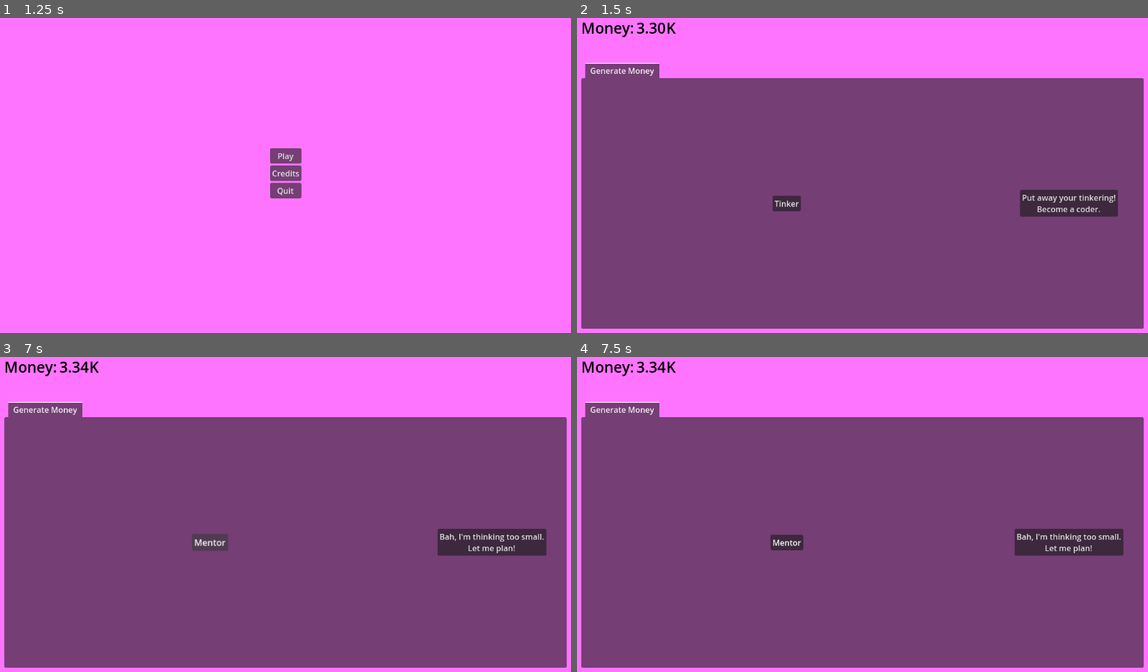
Above: before the commit, frames 1-4 (two rows, left to right).
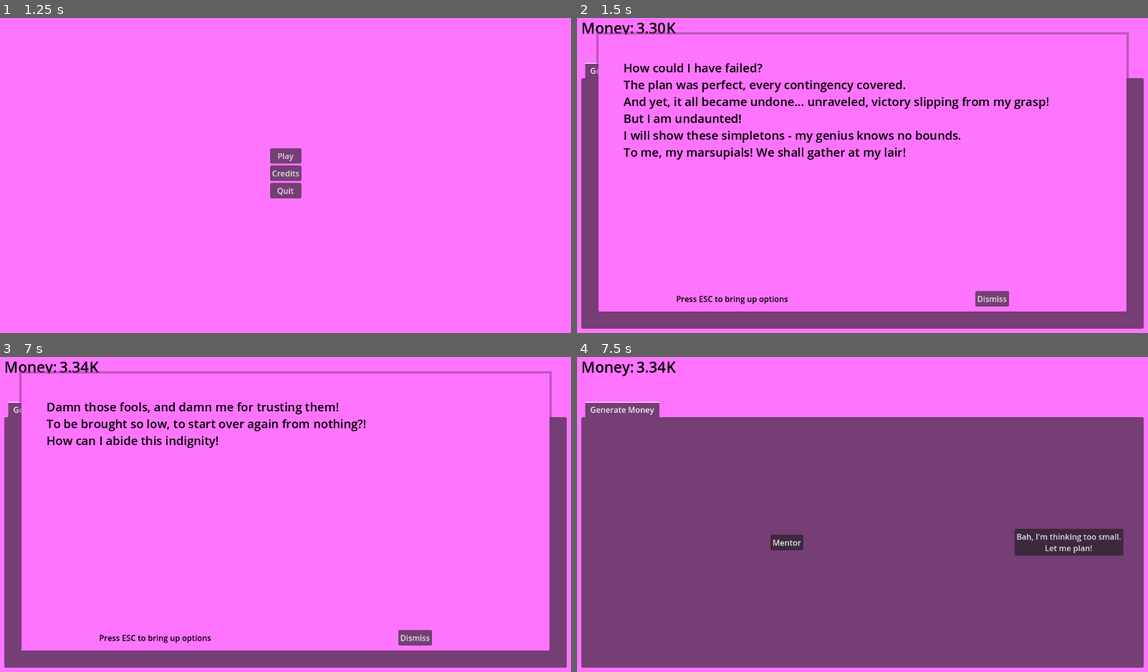
Above: after the commit, the same moments.

Repository: Habidakus/mad-idle-scientist
Game: Godot game, scene res://Scenes/main.tscn
Same seed, same stepped clock (60 frames per second), same inputs: the game is played once before the commit and once after it.
Inputs (mouse positions are in pixels of both pictures, inside the frame that each line leads up to):
- Up to frame 1 (1.25 s): tap Enter at 0.5 s; move the mouse to (411, 156) at 0.52 s; click (411, 156) at 0.67 s
- Up to frame 2 (1.5 s): click "Play" at 1.25 s
- Up to frame 3 (7 s): click "Tinker" at 2 s; click "Put away your tinkering! Beco…" at 2.75 s; click "Code" at 3.5 s; click "Stop coding! Teach others you…" at 4.25 s; click "Mentor" at 5 s; click "Mentor" at 5.75 s; click "Mentor" at 6.5 s
- Up to frame 4 (7.5 s): click (993, 637) at 7.25 s, where only the run after the commit has a clickable "Dismiss"

Frame 1 is identical in both runs. In frame 2, 69% of the frame differs, in the area x 3-97%, y 4-94%; in frame 3, 70%; in frame 4, less than 0.1%.

Commit message:
Rants get their own splash screen, which can be dismissed

Diff:
--- a/Scenes/game_state.tscn
+++ b/Scenes/game_state.tscn
@@ -347,6 +347,97 @@
 [node name="RantPlayer" type="AudioStreamPlayer" parent="."]
 bus = &"Ranting"
 
+[node name="RantPopUp" type="MarginContainer" parent="."]
+visible = false
+top_level = true
+layout_mode = 1
+anchors_preset = 15
+anchor_right = 1.0
+anchor_bottom = 1.0
+grow_horizontal = 2
+grow_vertical = 2
+theme_override_constants/margin_left = 40
+theme_override_constants/margin_top = 40
+theme_override_constants/margin_right = 40
+theme_override_constants/margin_bottom = 40
+
+[node name="ColorRect" type="ColorRect" parent="RantPopUp"]
+layout_mode = 2
+color = Color(0.5, 0.225, 0.5, 0.501961)
+
+[node name="MarginContainer" type="MarginContainer" parent="RantPopUp/ColorRect"]
+layout_mode = 1
+anchors_preset = 15
+anchor_right = 1.0
+anchor_bottom = 1.0
+grow_horizontal = 2
+grow_vertical = 2
+theme_override_constants/margin_left = 5
+theme_override_constants/margin_top = 5
+theme_override_constants/margin_right = 5
+theme_override_constants/margin_bottom = 5
+
+[node name="ColorRect" type="ColorRect" parent="RantPopUp/ColorRect/MarginContainer"]
+layout_mode = 2
+color = Color(1, 0.454902, 1, 1)
+
+[node name="MarginContainer" type="MarginContainer" parent="RantPopUp/ColorRect/MarginContainer"]
+layout_mode = 2
+theme_override_constants/margin_left = 10
+theme_override_constants/margin_top = 10
+theme_override_constants/margin_right = 10
+theme_override_constants/margin_bottom = 10
+
+[node name="VBoxContainer" type="VBoxContainer" parent="RantPopUp/ColorRect/MarginContainer/MarginContainer"]
+layout_mode = 2
+
+[node name="MarginContainer" type="MarginContainer" parent="RantPopUp/ColorRect/MarginContainer/MarginContainer/VBoxContainer"]
+layout_mode = 2
+size_flags_vertical = 3
+theme_override_constants/margin_left = 40
+theme_override_constants/margin_top = 40
+theme_override_constants/margin_right = 40
+theme_override_constants/margin_bottom = 40
+
+[node name="RantText" type="RichTextLabel" parent="RantPopUp/ColorRect/MarginContainer/MarginContainer/VBoxContainer/MarginContainer"]
+layout_mode = 2
+size_flags_vertical = 3
+theme_override_colors/default_color = Color(0, 0, 0, 1)
+theme_override_font_sizes/bold_italics_font_size = 24
+theme_override_font_sizes/italics_font_size = 24
+theme_override_font_sizes/normal_font_size = 24
+theme_override_font_sizes/bold_font_size = 24
+bbcode_enabled = true
+text = "Rant goes here"
+
+[node name="Spacer2" type="Control" parent="RantPopUp/ColorRect/MarginContainer/MarginContainer/VBoxContainer"]
+custom_minimum_size = Vector2(0, 20)
+layout_mode = 2
+
+[node name="RantFootnote" type="Label" parent="RantPopUp/ColorRect/MarginContainer/MarginContainer/VBoxContainer"]
+layout_mode = 2
+theme_override_colors/font_color = Color(0, 0, 0, 1)
+text = "*note: Metatherians are a classification of animals that include marsupials."
+horizontal_alignment = 1
+
+[node name="Spacer" type="Control" parent="RantPopUp/ColorRect/MarginContainer/MarginContainer/VBoxContainer"]
+custom_minimum_size = Vector2(0, 20)
+layout_mode = 2
+
+[node name="HBoxContainer" type="HBoxContainer" parent="RantPopUp/ColorRect/MarginContainer/MarginContainer/VBoxContainer"]
+layout_mode = 2
+
+[node name="Label2" type="Label" parent="RantPopUp/ColorRect/MarginContainer/MarginContainer/VBoxContainer/HBoxContainer"]
+layout_mode = 2
+size_flags_horizontal = 6
+theme_override_colors/font_color = Color(0, 0, 0, 1)
+text = "Press ESC to bring up options"
+
+[node name="DismissRant" type="Button" parent="RantPopUp/ColorRect/MarginContainer/MarginContainer/VBoxContainer/HBoxContainer"]
+layout_mode = 2
+size_flags_horizontal = 6
+text = "Dismiss"
+
 [connection signal="pressed" from="MarginContainer/VBoxContainer/TabContainer/Generate Money/HBoxContainer/Button" to="." method="_on_button_pressed"]
 [connection signal="pressed" from="MarginContainer/VBoxContainer/TabContainer/Generate Money/HBoxContainer/CenterContainer/MarginContainer/UnlockButton" to="." method="_on_unlock_button_pressed"]
 [connection signal="pressed" from="MarginContainer/VBoxContainer/TabContainer/Generate Money/MarginContainer/AugmentButton" to="." method="_on_augment_button_pressed"]
--- a/Scripts/StateMachine/StateMachineState_Game.gd
+++ b/Scripts/StateMachine/StateMachineState_Game.gd
@@ -12,6 +12,10 @@
 var idle_value : Label = null
 var workshop_panel_label : Label = null
 var rant_player : AudioStreamPlayer = null
+var rant_pop_up : Control = null
+var rant_footnote : Label = null
+var rant_dismiss_button : Button = null
+var rant_text : RichTextLabel = null
 var click_player_alpha : AudioStreamPlayer = null
 var click_player_beta : AudioStreamPlayer = null
 var main_button : Button = null
@@ -71,11 +75,26 @@
 
 var rant_index : int = 0
 var rants : Array = [
-	load("res://Sound/rant1.wav"),
-	load("res://Sound/rant2.wav"),
-	load("res://Sound/rant3.wav"),
-	load("res://Sound/rant4.wav"),
-	load("res://Sound/rant5.wav"),
+	[
+		load("res://Sound/rant1.wav"), false,
+		"How could I have failed?\nThe plan was perfect, every contingency covered.\nAnd yet, it all became undone... unraveled, victory slipping from my grasp!\nBut I am undaunted!\nI will show these simpletons - my genius knows no bounds.\nTo me, my marsupials! We shall gather at my lair!"
+	],
+	[
+		load("res://Sound/rant2.wav"), false,
+		"Damn those fools, and damn me for trusting them!\nTo be brought so low, to start over again from nothing?!\nHow can I abide this indignity!"
+	],
+	[
+		load("res://Sound/rant3.wav"), true,
+		"Boneheaded dullards!\nThey stood in the way of my genius.\nTo think they overruled my ideas of [i]Metatherian[/i]* domination!\nGiant super laser...\nThey wanted me to build a giant super laser?!\nPah!\nIn what world would nations bow in fear to a Giant Super Laser.\nThe idiots!"
+	],
+	[
+		load("res://Sound/rant4.wav"), false,
+		"Imbecilic cretins!\nThey could not appreciate my brilliance!\nHad they but given me the funds I needed to complete the project the [b]WORLD WOULD BE MINE![/b]\nI was shackled by their incompetence - my only failure was not seeing that they were an albatros around my neck.\nYes!\nYes!\nA lead albatros, or rather an iridium albatros, dragging me down to their level."
+	],
+	[
+		load("res://Sound/rant5.wav"), false,
+		"Did I vaporize a henchman or two?\nYes, I will admit, I was a little headstrong in my youth.\nBut look at me now, I have grown.\nI am as even keeled - as my rule is absolute.\nI will admit, initially,\n... that I stopped my murderous venting because I was running low on minions.\nBut! But! I have grown.\nI realize now that violently decimating my workforce is ... demoralizing.\n\nAnd no one wants to help overthrow the world when they're feeling low."
+	],
 ]
 
 enum TabRef {
@@ -100,6 +119,10 @@
 	var label = find_child(label_name) as Label
 	assert(label != null, "%s could not find label child %s" % [name, label_name])
 	return label
+func find_rich_text(rt_name : String) -> RichTextLabel:
+	var rt = find_child(rt_name) as RichTextLabel
+	assert(rt != null, "%s could not find rich text label child %s" % [name, rt_name])
+	return rt
 func find_button(button_name : String) -> Button:
 	var button = find_child(button_name) as Button
 	assert(button != null, "%s could not find button child %s" % [name, button_name])
@@ -149,6 +172,14 @@
 	idle_value = find_label("IdleValue")
 	idle_value.hide()
 
+	rant_pop_up = find_control("RantPopUp")
+	rant_pop_up.hide()
+	rant_text = find_rich_text("RantText")
+	rant_footnote = find_label("RantFootnote")
+	rant_footnote.hide()
+	rant_dismiss_button = find_button("DismissRant")
+	rant_dismiss_button.pressed.connect(on_rant_dismissed)
+
 	#-------
 	# Money Page
 	#-------
@@ -333,15 +364,36 @@
 	process_workshops(delta)
 
 	if rant_index == 0:
-		rant_player.stream = rants[rant_index]
-		rant_player.play()
-		rant_index += 1
+		start_rant()
+
+func start_rant() -> void:
+	if rant_index >= rants.size():
+		return
+
+	rant_pop_up.show()
+	rant_text.text = rants[rant_index][2]
+
+	if rants[rant_index][1]:
+		rant_footnote.show()
+
+	rant_player.stream = rants[rant_index][0]
+	rant_player.play()
+	rant_index += 1
 
 func on_rant_finished() -> void:
-	if rant_index < rants.size():
-		rant_player.stream = rants[rant_index]
-		rant_player.play()
-		rant_index += 1
+	if rant_footnote.visible:
+		rant_footnote.hide();
+	if rant_pop_up.visible:
+		rant_pop_up.hide()
+
+	await get_tree().create_timer(5.0).timeout
+	start_rant()
+
+func on_rant_dismissed() -> void:
+	if rant_footnote.visible:
+		rant_footnote.hide();
+	if rant_pop_up.visible:
+		rant_pop_up.hide()
 
 func update_augment_button_fraction(amount: float, index: int) -> void:
 	if amount == 0:
Not shown, changed: daily_work_diary.txt
